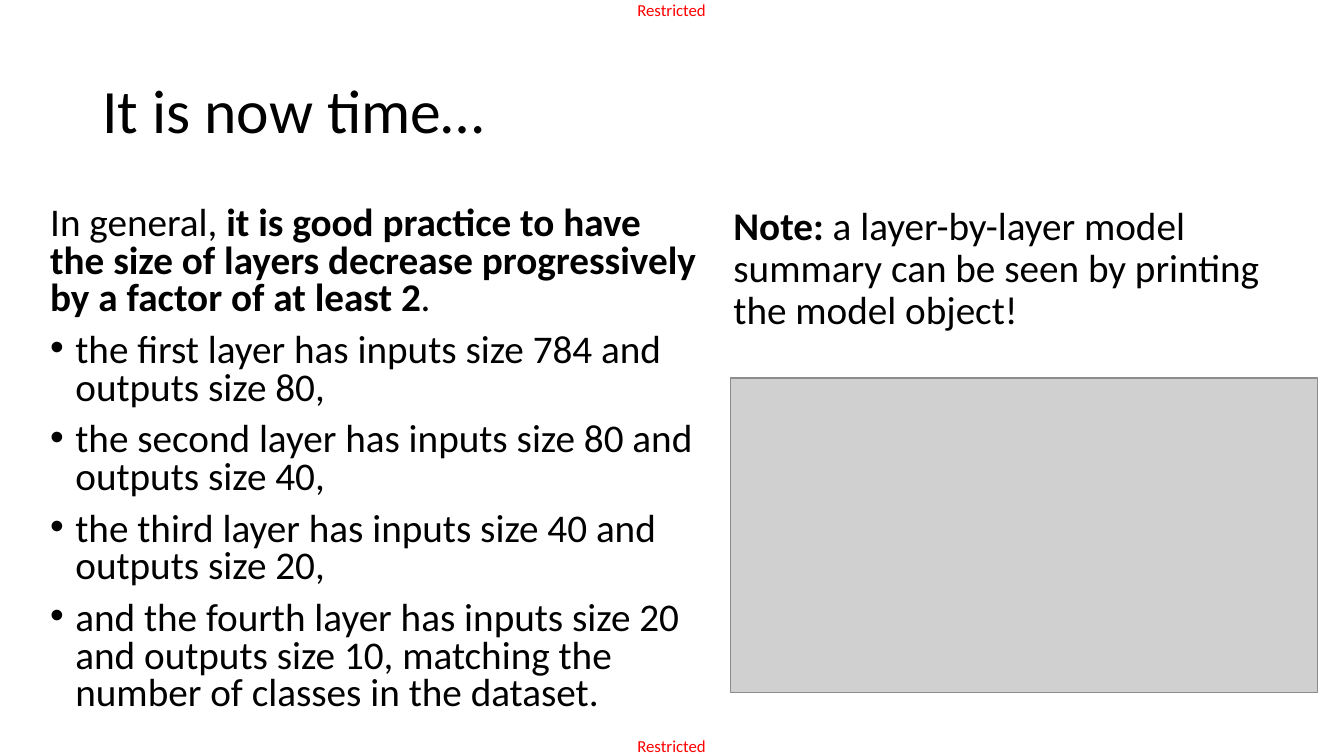
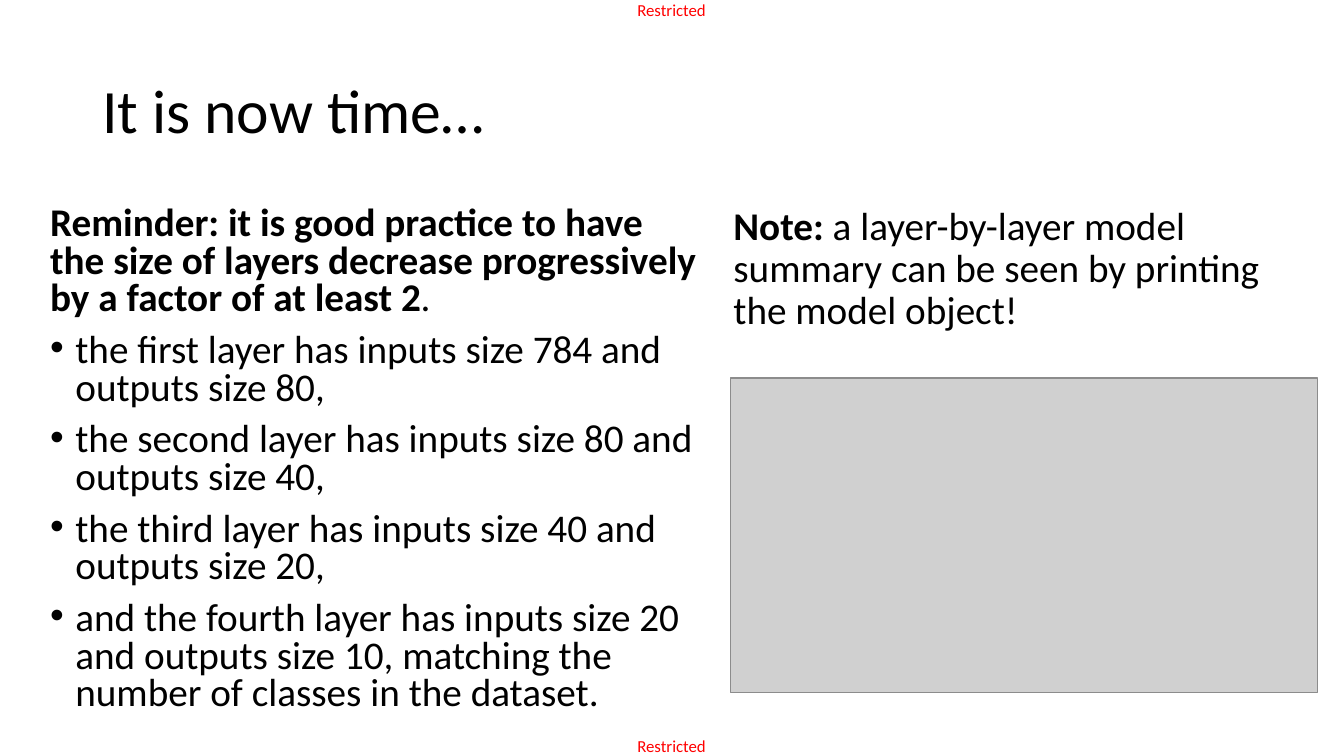
Before and after one commit to matthieudemari/SUTD_DL_50_039, a slide deck: slide 45 of W3/3. W3S3 final/W3S3.pptx (slide 43 before the commit). Drawn at 1344x756 pixels with LibreOffice and Linux fonts; fonts in the diff are those of the drawing; grey boxes stand for pictures. Boxes give left, top, right and bottom in pixels: in the first picture for what was removed or moved away, otherwise in the second. Text is boxed around its words. In the diff, an @@ line names an element or a change of style, - is before the commit and + after.

```diff
--- a/W3/3. W3S3 final/W3S3.pptx
+++ b/W3/3. W3S3 final/W3S3.pptx
@@ text at (50,208,696,317): text changed @@
-In general, it is good practice to have the size of layers decrease progressively by a factor of at least 2.
+Reminder: it is good practice to have the size of layers decrease progressively by a factor of at least 2.
```
Also in this commit, not shown: 11 other slides changed, 2 slides added, 10 other files.
